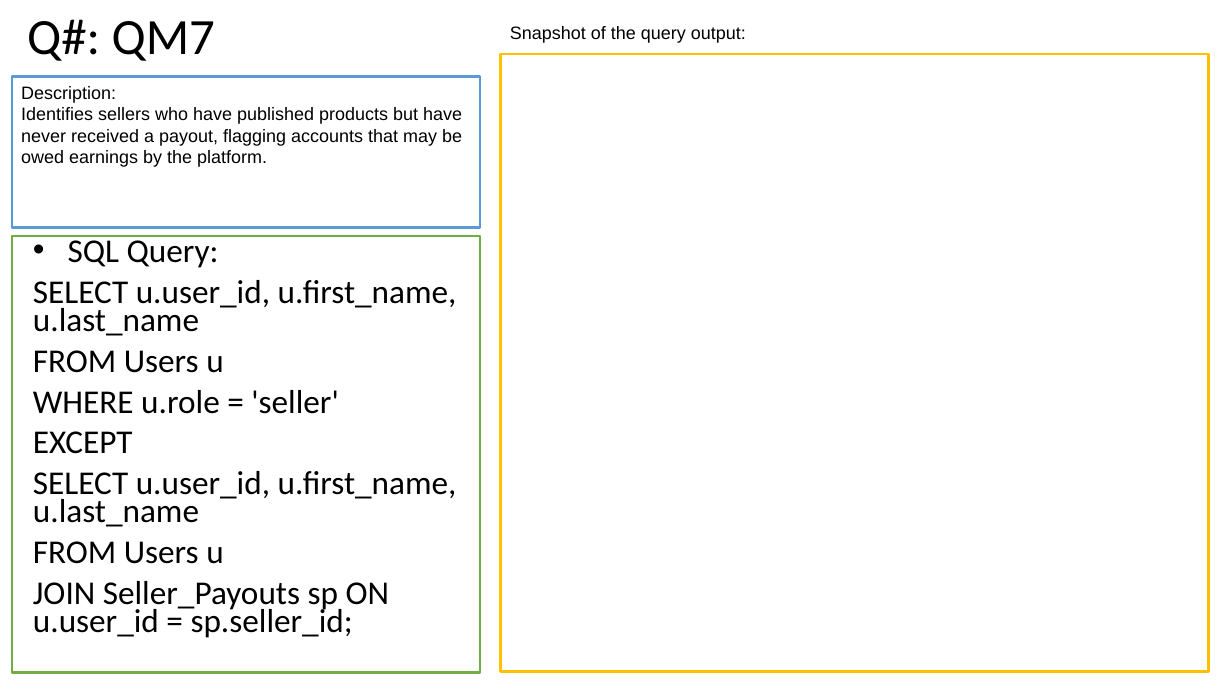
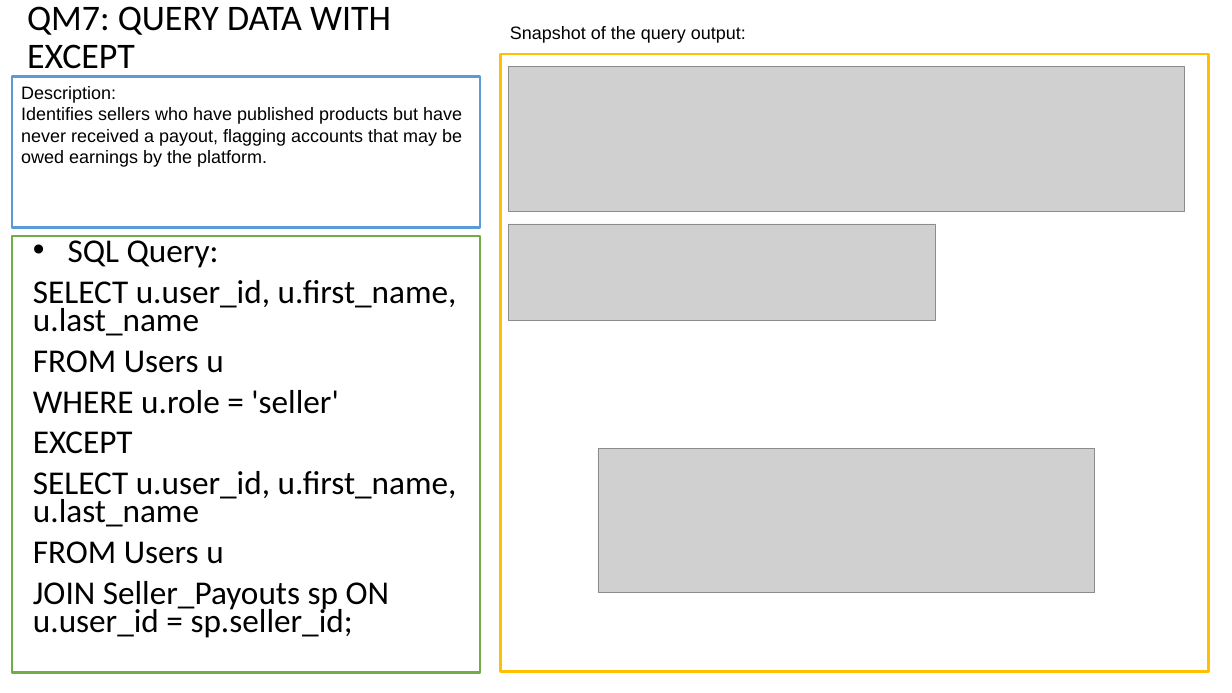
Before and after one commit to adamrodi/CMPS4390, a slide deck: slide 20 of Docs/PA2.pptx. Drawn at 1232x693 pixels with LibreOffice and Linux fonts; fonts in the diff are those of the drawing; grey boxes stand for pictures. Boxes give left, top, right and bottom in pixels: in the first picture for what was removed or moved away, otherwise in the second. Text is boxed around its words. In the diff, an @@ line names an element or a change of style, - is before the commit and + after.

```diff
--- a/Docs/PA2.pptx
+++ b/Docs/PA2.pptx
@@ title at box(27, 6, 391, 78): text changed; size 39.6 to 28 pt @@
-Q#: QM7
+QM7: QUERY DATA WITH EXCEPT
@@ picture added at box(508, 67, 1185, 212) @@
@@ picture added at box(508, 224, 936, 321) @@
@@ picture added at box(598, 448, 1094, 593) @@
```
Also in this commit, not shown: 18 other slides changed, 7 slides added, 3 other files.
